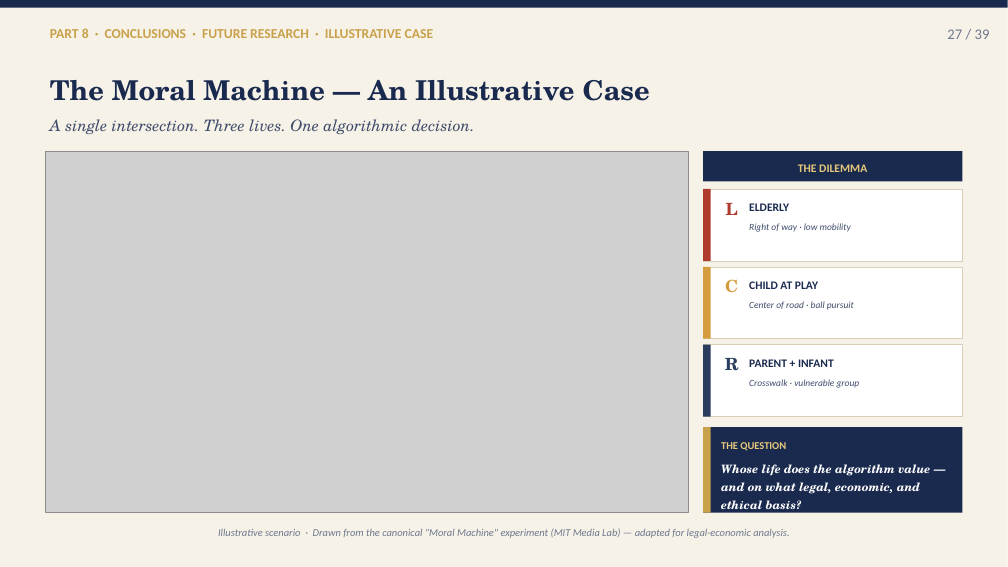
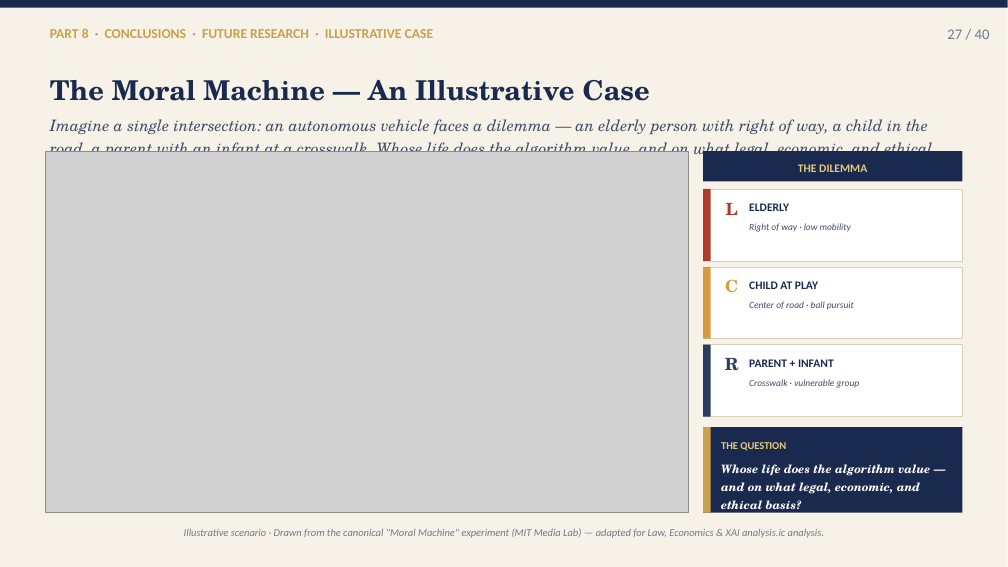
Before and after one commit to lalomavi-collab/desktop-tutorial, a slide deck: slide 27 of RECIR_Defense_v3_FINAL_PROOFED_2.pptx. Drawn at 1008x567 pixels with LibreOffice and Linux fonts; fonts in the diff are those of the drawing; grey boxes stand for pictures. Boxes give left, top, right and bottom in pixels: in the first picture for what was removed or moved away, otherwise in the second. Text is boxed around its words. In the diff, an @@ line names an element or a change of style, - is before the commit and + after.

```diff
--- a/RECIR_Defense_v3_FINAL_PROOFED_2.pptx
+++ b/RECIR_Defense_v3_FINAL_PROOFED_2.pptx
@@ text at (x1=947, y1=29, x2=990, y2=39): text changed @@
-27 / 39
+27 / 40
@@ text at (x1=50, y1=119, x2=933, y2=159): text changed @@
-A single intersection. Three lives. One algorithmic decision.
+Imagine a single intersection: an autonomous vehicle faces a dilemma — an elderly person with right of way, a child in the road, a parent with an infant at a crosswalk. Whose life does the algorithm value, and on what legal, economic, and ethical basis?
@@ text at (x1=184, y1=528, x2=824, y2=538): text changed @@
-Illustrative scenario · Drawn from the canonical "Moral Machine" experiment (MIT Media Lab) — adapted for legal-economic analysis.
+Illustrative scenario · Drawn from the canonical "Moral Machine" experiment (MIT Media Lab) — adapted for Law, Economics & XAI analysis.ic analysis.
```
Also in this commit, not shown: 2 other slides changed, 1 other file.
